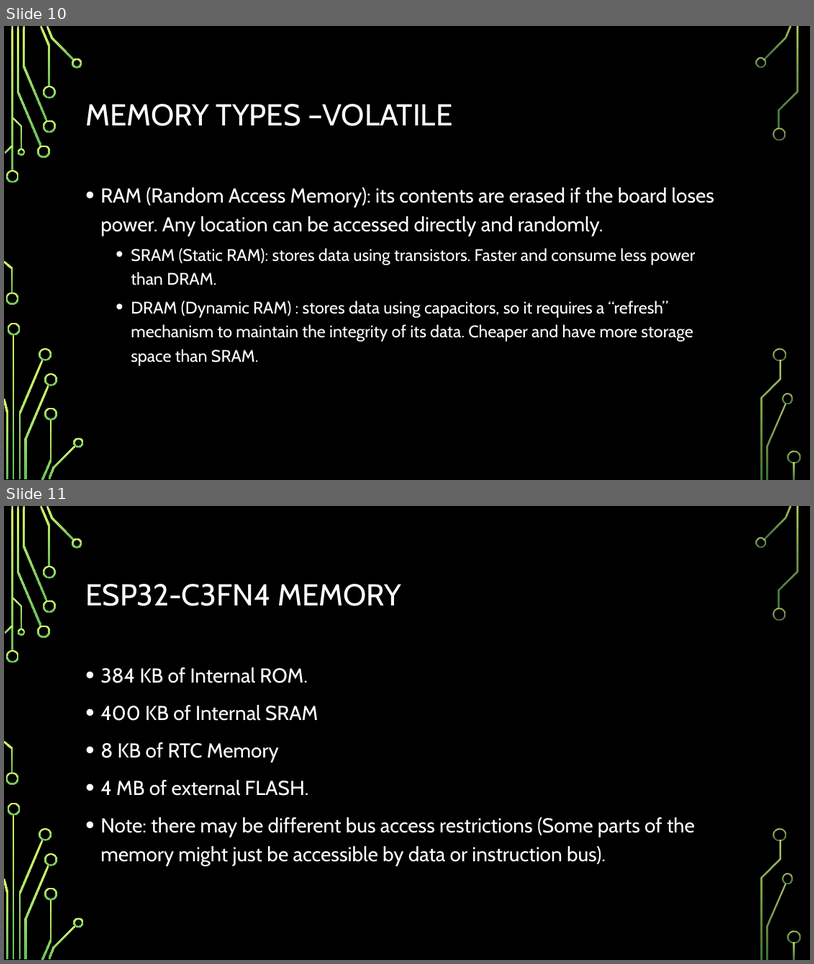
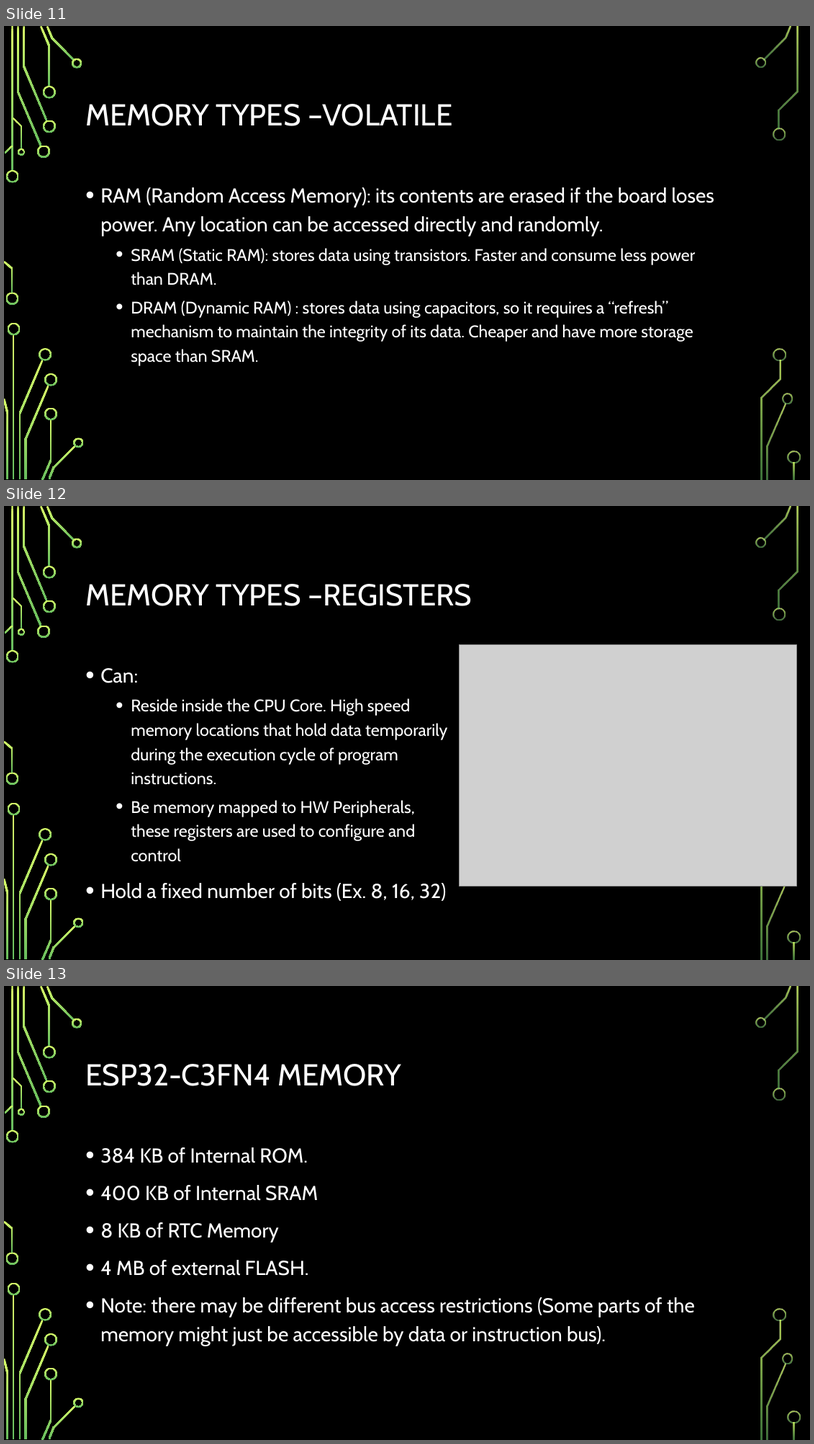
Before and after one commit to ClaudiaPrieto/embedded-systems-track, a slide deck: subjects/Microcontrollers2/Micros_2.pptx. Shown one above the other, each under a label of ours: slides 10 and 11 before the commit, slides 11, 12 and 13 after it. The pictures are 814x964 and 814x1444 pixels, drawn with LibreOffice and Linux fonts; fonts in the diff are those of the drawing; grey boxes stand for pictures; background and template pictures are left out. Boxes give left, top, right and bottom in pixels: in the first picture for what was removed or moved away, otherwise in the second. Text is boxed around its words. In the diff, an @@ line names an element or a change of style, - is before the commit and + after.

Commit message:
Adding slide for "MCU Registers" inside memory section

```diff
--- a/subjects/Microcontrollers2/Micros_2.pptx
+++ b/subjects/Microcontrollers2/Micros_2.pptx
@@ slide 12 added at <box>4,506,810,960</box>, background picture (left out); not listed: 34 template elements that a slide beside it also shows @@
@@ title added at <box>85,584,472,606</box>, 36 pt, text #FFFFFF @@
+MEMORY TYPES –REGISTERS
@@ picture added at <box>460,644,797,886</box> @@
@@ text added at <box>100,668,448,901</box>, 20 pt, text #FFFFFF @@
+• Can:
+  • Reside inside the CPU Core. High speed memory locations that hold data temporarily during the execution cycle of program instructions.
+  • Be memory mapped to HW Peripherals, these registers are used to configure and control
+• Hold a fixed number of bits (Ex. 8, 16, 32)
@@ what was slide 10 is now slide 11 @@
@@ what was slide 11 is now slide 13 @@
```
Also in this commit, not shown: 2 slides changed, 1 other slide added.
